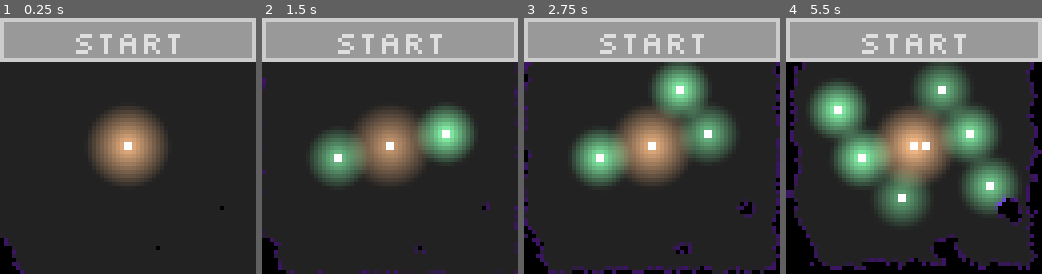
Above: before the commit, frames 1-4 (left to right).
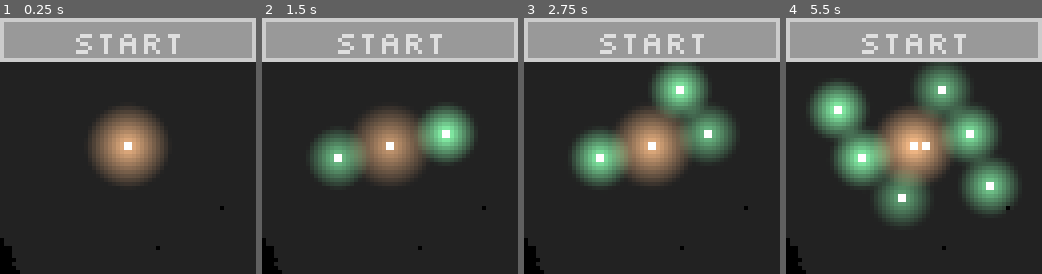
Above: after the commit, the same moments.

Repository: IceTyp/Voidvasion
Game: Godot game, scene res://src/map.tscn
The game is run twice, just before and just after one commit, with the same random seed, the same clock (stepped at 60 frames per second) and the same inputs.
Inputs (mouse positions are in pixels of both pictures, inside the frame that each line leads up to):
- Up to frame 1 (0.25 s): no input
- Up to frame 2 (1.5 s): move the mouse to (446, 133) at 0.52 s; click (446, 133) at 0.67 s; move the mouse to (338, 158) at 1.27 s; click (338, 158) at 1.42 s
- Up to frame 3 (2.75 s): move the mouse to (677, 89) at 2.02 s; click (677, 89) at 2.17 s
- Up to frame 4 (5.5 s): move the mouse to (901, 197) at 2.77 s; click (901, 197) at 2.92 s; move the mouse to (990, 184) at 3.52 s; click (990, 184) at 3.67 s; move the mouse to (837, 107) at 4.27 s; click (837, 107) at 4.42 s; move the mouse to (926, 146) at 5.02 s; click (926, 146) at 5.17 s

The runs differ from the first frame. In frame 1, 0.2% of the frame differs, in the area x 1-10%, y 85-100%; in frame 2, 1.1%; in frame 3, 5.2%; in frame 4, 14%, in the area x 0-100%, y 17-100%.

Commit message:
send tile signals after starting game

Diff:
--- a/godot/src/tiles/arrived_tile.gd
+++ b/godot/src/tiles/arrived_tile.gd
@@ -2,9 +2,10 @@
 
 
 func _ready() -> void:
+	Global.game_started.connect(_on_game_started)
 	super._ready()
 	_on_arrived()
-	await get_tree().process_frame
-	await get_tree().process_frame
-	await get_tree().process_frame
+
+
+func _on_game_started() -> void:
 	arrived.emit()
--- a/godot/src/tiles/arrived_tile.tscn
+++ b/godot/src/tiles/arrived_tile.tscn
@@ -4,6 +4,7 @@
 [ext_resource type="Script" path="res://src/tiles/arrived_tile.gd" id="1_siyfp"]
 
 [node name="ArrivedTile" instance=ExtResource("1_locww")]
+modulate = Color(0, 0, 0, 1)
 script = ExtResource("1_siyfp")
 
 [node name="OrbitDetector" parent="." index="2"]
--- a/godot/src/tiles/darkness_tile.gd
+++ b/godot/src/tiles/darkness_tile.gd
@@ -20,6 +20,7 @@
 	modulate = Color(1, 1, 1, 0)
 	arrived.connect(_on_arrived)
 
+	# TODO
 	await get_tree().process_frame
 	await get_tree().process_frame
 	for neighbor in neighbor_detector.get_overlapping_areas():
